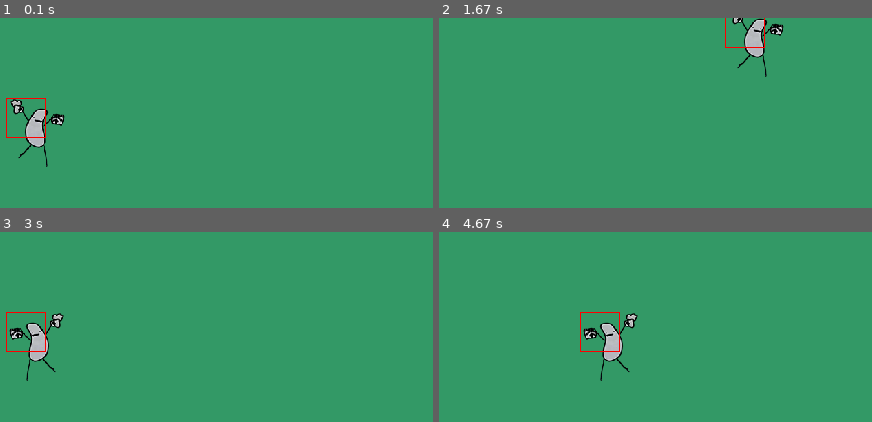
Above: before the commit, frames 1-4 (two rows, left to right).
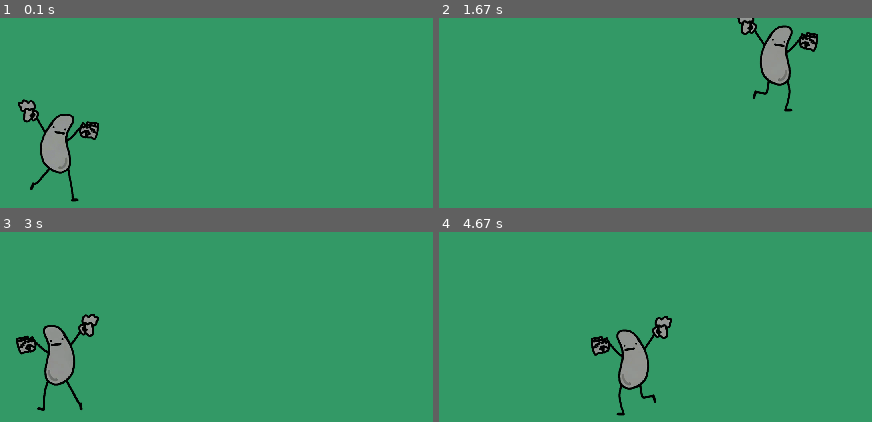
Above: after the commit, the same moments.

Repository: picchetts/Complete-Pygame-Tutorial---Create-a-Dungeon-Crawler
Game: pygame game, started from Dungeon-Crawler/main.py
Same seed, same stepped clock (60 frames per second), same inputs: the game is played once before the commit and once after it.
Inputs:
- Up to frame 1 (0.1 s): no input
- Up to frame 2 (1.67 s): hold D 0.33-0.8 s; hold W 0.83-1.13 s; hold D 1.17-1.63 s
- Up to frame 3 (3 s): hold A 1.67-2.2 s; hold S 2.23-2.53 s; hold A 2.57-2.97 s
- Up to frame 4 (4.67 s): hold W 3-3.37 s; hold D 3.4-4.03 s; hold S 4.07-4.43 s; hold A from 4.47 s (still down)

The runs differ from the first frame. In frame 1, 3.8% of the frame differs, in the area x 1-23%, y 42-97%; in frame 2, 3.6%; in frame 3, 3.9%; in frame 4, 3.9%, in the area x 32-54%, y 42-97%.

Commit message:
Player con animacion camninando

Diff:
--- a/Dungeon-Crawler/character.py
+++ b/Dungeon-Crawler/character.py
@@ -4,11 +4,17 @@
 
 
 class Character():
-    def __init__(self, x, y,image):
-        #creo el campo imagen referenciando el sprite
-        self.image = image
-        #Creo variable flip para cuando el personaje se gira
+    def __init__(self, x, y,animation_list):
+        # Creo variable flip para cuando el personaje se gira
         self.flip = False
+        #Almaceno la lista de frames en un field de la clase
+        self.animation_list = animation_list
+        #DEV
+        self.frame_index = 0
+        self.update_time = pygame.time.get_ticks()
+        #creo el campo imagen referenciando la lista de frames del sprite
+        self.image = self.animation_list[self.frame_index]
+
         #creo una forma básica rectangulo de 40x40 en las coordenadas 0, 0
         self.rect = pygame.Rect(0, 0, 40, 40)
         #posiciono rectangulo en coordenadas pasadas a Init
@@ -28,9 +34,24 @@
         self.rect.x += dx
         self.rect.y  += dy
 
+    def update(self):
+        animation_cooldown = 70
+        #Handle animation
+        #Update image
+        self.image = self.animation_list[self.frame_index]
+        #check if enough time has passed since the last update
+        if pygame.time.get_ticks() - self.update_time > animation_cooldown:
+            self.frame_index += 1
+            self.update_time = pygame.time.get_ticks()
+        # SCheck if animation has finished
+        if self.frame_index >= len(self.animation_list):
+            self.frame_index = 0
+
+
+
     def draw(self, surface):
         #Dibujo imagen flipeada si aplica
         fipped_image = pygame.transform.flip(self.image, self.flip, False)
         #Agrego imagen en el metodo Draw
         surface.blit(fipped_image, self.rect)
-        pygame.draw.rect(surface, constants.RED, self.rect, 1)
+        #pygame.draw.rect(surface, constants.RED, self.rect, 1)
--- a/Dungeon-Crawler/constants.py
+++ b/Dungeon-Crawler/constants.py
@@ -4,9 +4,8 @@
 SCREEN_WIDTH = 800
 SCREEN_HEIGHT = 600
 
-SCALE = 0.7
+SCALE = 0.4
 SPEED = 5
-
 
 #Colors
 BG = (51, 153, 102)
--- a/Dungeon-Crawler/main.py
+++ b/Dungeon-Crawler/main.py
@@ -8,7 +8,7 @@
 
 #Incio Game Window
 my_screen = pygame.display.set_mode((constants.SCREEN_WIDTH, constants.SCREEN_HEIGHT))
-pygame.display.set_caption("Patatasan and the Killer Cacona")
+pygame.display.set_caption("sarasasdasdas")
 
 #Create Clock for keep game frame rate
 clock = pygame.time.Clock()
@@ -23,7 +23,7 @@
 
 
 
-player_image = pygame.image.load("assets/images/characters/patatasan/iddle/patatasan_static_100x100.png").convert_alpha()
+
 
 #Helper Function to Scale Up/ Down image
 def scale_img(image, scale):
@@ -31,10 +31,16 @@
     h = image.get_height()
     return pygame.transform.scale(image, (w * scale, h * scale))
 
-player_image = scale_img(player_image, constants.SCALE)
+#Creo Lista con frames p/ animación Player
+animation_list = []
+#Obtengo la lista de frames de la animacion del Player (en este caso 18 frames sin un loop completo)
+for i in range(18):
+    img = pygame.image.load(f"assets/images/characters/patatasan/walking/{i}.png").convert_alpha()
+    img = scale_img(img, constants.SCALE)
+    animation_list.append(img)
 
 #Create Character
-player = Character(100, 100, player_image)
+player = Character(100, 100, animation_list)
 
 ##Main Game Loop
 game_on = True
@@ -56,10 +62,13 @@
     if moving_down:
         dy = constants.SPEED
 
-    # Movimiento de objetos en pantalla (Mueve en c/iteración, lo que varía es la velocidad si están las teclas presionadas)
+    # Move Player
     player.move(dx, dy)
 
-    #Draw de Objetos en pantalla
+    # Update Player animation
+    player.update()
+
+    #Draw Player on screen
     player.draw(my_screen)
 
     #Event Handlers
--- a/Pygame_Links.txt
+++ b/Pygame_Links.txt
@@ -3,7 +3,7 @@
 https://bancogalicia.udemy.com/course/pygame-dungeon-crawler/learn/lecture/33526260#overview
 
 LLEGUE A:
-		6. Sprites and Animation | 13 minuts (empezando animación de sprites)
+		7. Adding Multiple Animation Types | Empezar
 #####################################################################
 
 
@@ -21,6 +21,15 @@
 
 Sprites animados AI
 https://app.ludo.ai/sprite-generator  <----- Para Patatasan use este
+---> Temp Emails for Registration: https://temp-mail.org/
+    #Cuentas y animaciones#
+    -hoyama2215@esyline.com | BillyBond26!
+--->Prompts:
+    Generate the following sprites from the uploaded character: the character walking
+                                                                the character jumping,
+                                                                the character crouching
+                                                                the character dancing
+
 https://www.pixellab.ai/signin?redirect=%2Feditor
 
 
Binary file added: Dungeon-Crawler/assets/images/characters/patatasan/front_walking/0.png
Binary file added: Dungeon-Crawler/assets/images/characters/patatasan/front_walking/1.png
Binary file added: Dungeon-Crawler/assets/images/characters/patatasan/front_walking/10.png
Binary file added: Dungeon-Crawler/assets/images/characters/patatasan/front_walking/11.png
Binary file added: Dungeon-Crawler/assets/images/characters/patatasan/front_walking/12.png
Binary file added: Dungeon-Crawler/assets/images/characters/patatasan/front_walking/13.png
Binary file added: Dungeon-Crawler/assets/images/characters/patatasan/front_walking/14.png
Binary file added: Dungeon-Crawler/assets/images/characters/patatasan/front_walking/15.png
Binary file added: Dungeon-Crawler/assets/images/characters/patatasan/front_walking/16.png
Binary file added: Dungeon-Crawler/assets/images/characters/patatasan/front_walking/17.png
Binary file added: Dungeon-Crawler/assets/images/characters/patatasan/front_walking/18.png
Binary file added: Dungeon-Crawler/assets/images/characters/patatasan/front_walking/19.png
(and 40 more such lines)
